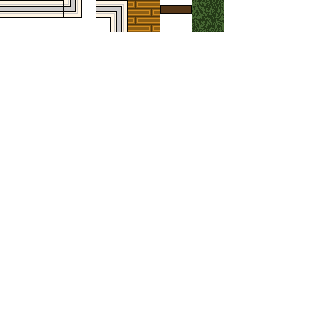
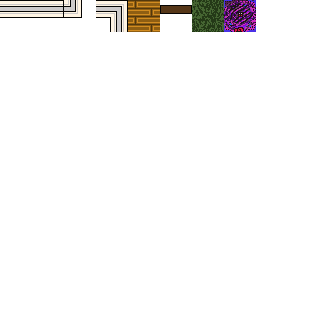
Revision of a layered 320×320 image; what changed, layer by layer:
painted on "Layer 5" over [left=224, top=0, right=256, bottom=32]
